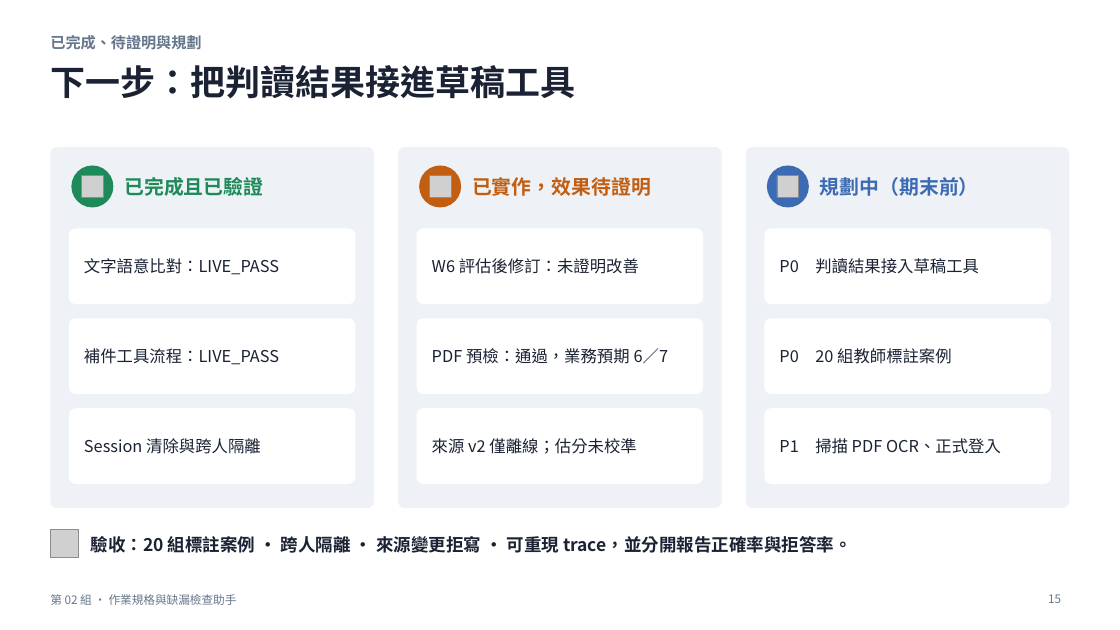
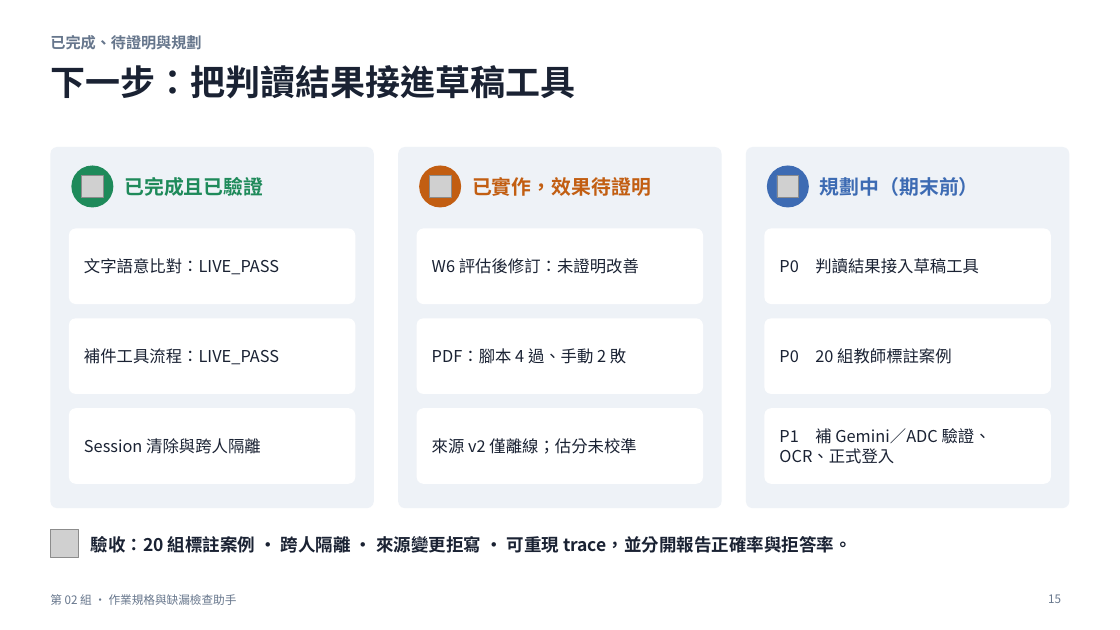
Before and after one commit to yoyo6108876/nutn-agent-2026f-team2-campus-life, a slide deck: slide 15 of reports/phase-review-v2/phase-review-v2.pptx. Drawn at 1120x630 pixels with LibreOffice and Linux fonts; fonts in the diff are those of the drawing; grey boxes stand for pictures. Boxes give left, top, right and bottom in pixels: in the first picture for what was removed or moved away, otherwise in the second. Text is boxed around its words. In the diff, an @@ line names an element or a change of style, - is before the commit and + after.

```diff
--- a/reports/phase-review-v2/phase-review-v2.pptx
+++ b/reports/phase-review-v2/phase-review-v2.pptx
@@ text at <box>432,348,626,364</box>: text changed @@
-PDF 預檢：通過，業務預期 6／7
+PDF：腳本 4 過、手動 2 敗
@@ text at <box>779,428,991,464</box>: text changed @@
-P1 掃描 PDF OCR、正式登入
+P1 補 Gemini／ADC 驗證、OCR、正式登入
```
Also in this commit, not shown: 7 other slides changed, 11 other files.
